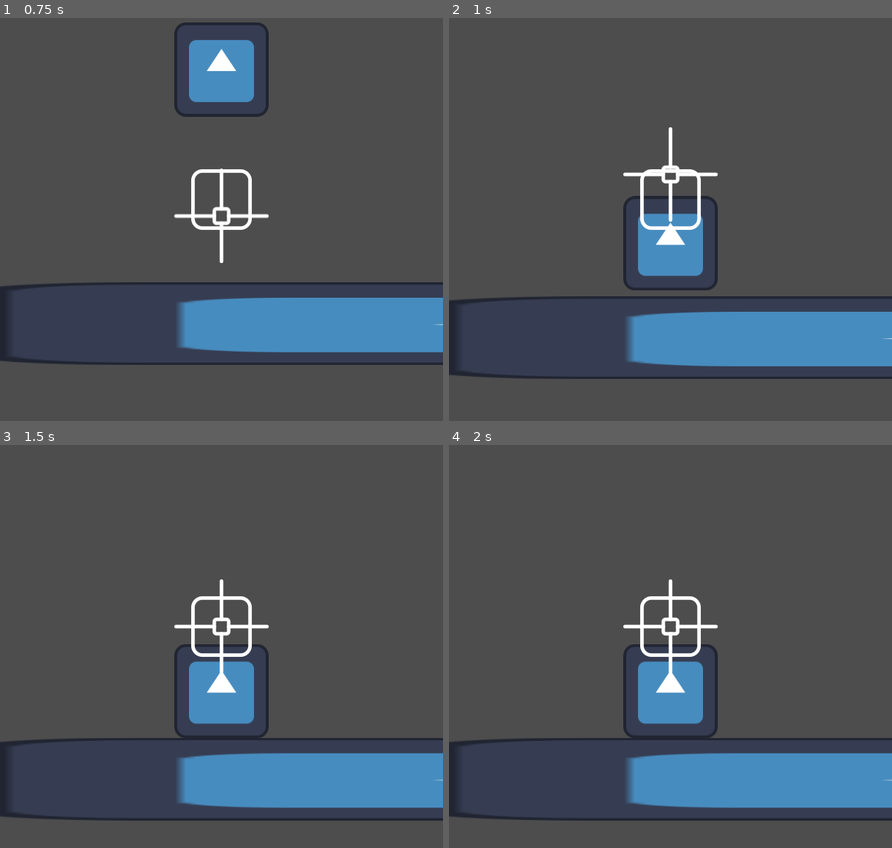
Above: before the commit, frames 1-4 (two rows, left to right).
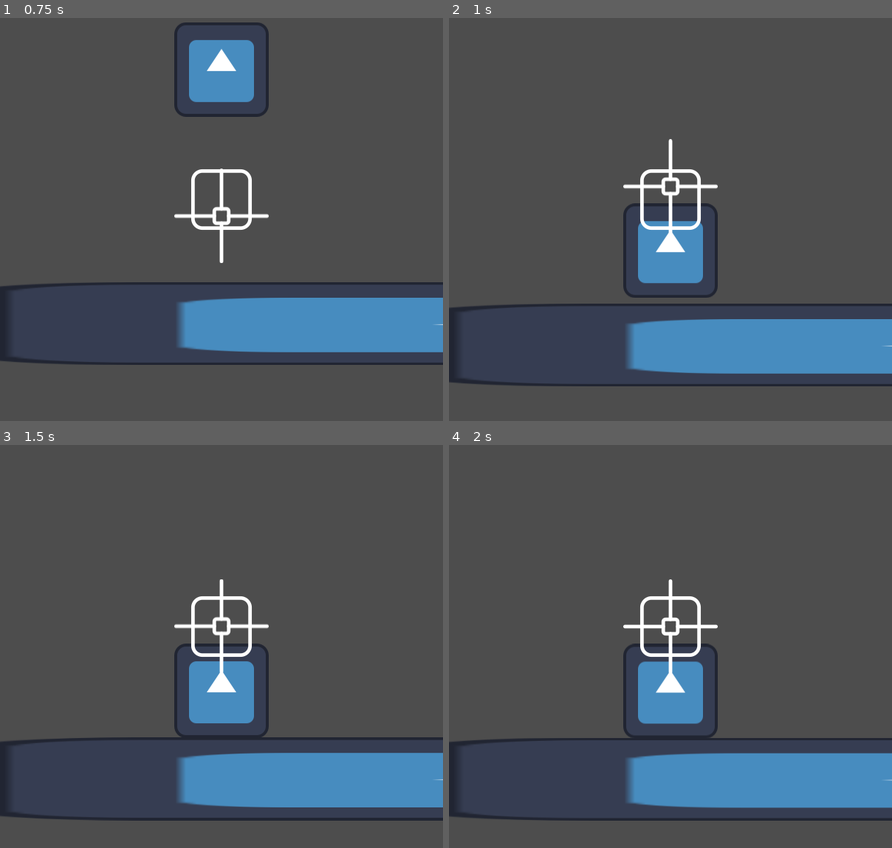
Above: after the commit, the same moments.

Repository: caiolopez/newpro
Game: Godot game, scene res://level.tscn
Two runs of this game, one before a commit and one after it. Both use one fixed random seed, a clock stepped at 60 frames per second and the inputs below. The engine's default icon, where the game draws it, is replaced by a stand-in: a white triangle on a blue panel in a dark square.
Inputs:
- Up to frame 1 (0.75 s): no input
- Up to frame 2 (1 s): no input
- Up to frame 3 (1.5 s): no input
- Up to frame 4 (2 s): no input

Frame 1 is identical in both runs. In frame 2, 6.8% of the frame differs, in the area x 0-100%, y 27-92%; in frame 3, 0.6%; in frame 4, less than 0.1%.

Commit message:
single-state camera

Diff:
--- a/Camera/state_follow_hero.gd
+++ b/Camera/state_follow_hero.gd
@@ -4,9 +4,6 @@
 	pass
 
 func on_process(delta: float):
-	if camera.lockers.size() > 0:
-		machine.set_state("StateLocked")
-		return
 
 	var hero_vel = camera.hero.get_velocity()
 	var hero_dir = camera.hero.facing_direction
@@ -32,6 +29,13 @@
 
 	# Target acquisition
 	camera.target = camera.hero.global_position + camera.current_lookahead
+	for top_locker in camera.lockers:
+		if top_locker.axes == Constants.Axes.x:
+			camera.target.x = top_locker.lock_position.x
+		elif top_locker.axes == Constants.Axes.y:
+			camera.target.y = top_locker.lock_position.y
+		elif top_locker.axes == Constants.Axes.both:
+			camera.target = top_locker.lock_position
 
 	# Move camera smoothly towards target
 	camera.position = camera.lerpVector2(camera.position, camera.target, camera.current_lerp_ratio)
--- a/Camera/state_locked.gd
+++ b/Camera/state_locked.gd
@@ -2,25 +2,12 @@
 
 func on_enter():
 	("locked")
-	camera.current_lookahead = Vector2.ZERO
 
 func on_process(delta: float):
 	if camera.lockers.size() == 0:
 		machine.set_state("StateFollowHero")
 		return
 
-	# Target acquisition
-	for top_locker in camera.lockers:
-		if top_locker.axes == Constants.Axes.x:
-			camera.target.x = top_locker.lock_position.x
-		elif top_locker.axes == Constants.Axes.y:
-			camera.target.y = top_locker.lock_position.y
-		elif top_locker.axes == Constants.Axes.both:
-			camera.target = top_locker.lock_position
-
-	# Move camera smoothly towards target
-	camera.position = camera.lerpVector2(camera.position, camera.target, camera.current_lerp_ratio)
-
 func on_process_physics(delta: float):
 	pass
 
--- a/level.tscn
+++ b/level.tscn
@@ -31,7 +31,6 @@
 
 [node name="Camera" parent="." node_paths=PackedStringArray("hero") instance=ExtResource("3_o6dt5")]
 hero = NodePath("../Hero")
-lookahead_amount = Vector2(200, 200)
 
 [node name="CameraLocker" parent="." instance=ExtResource("4_d4cnc")]
 position = Vector2(1201, 430)
Not shown: 5 places in level.tscn that only renumber resources
